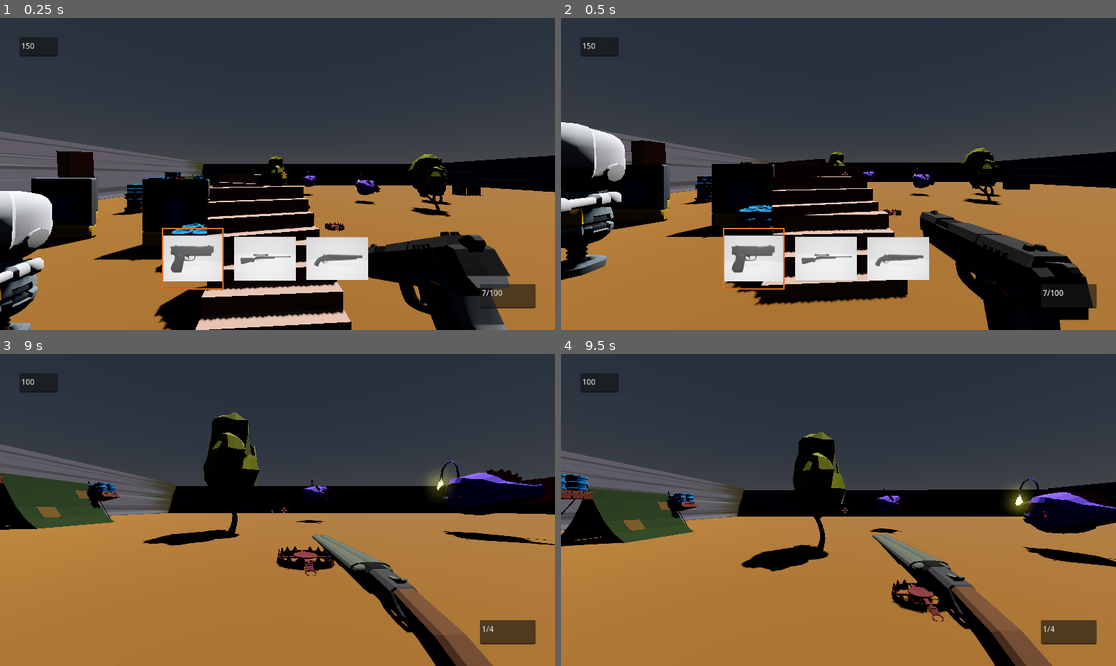
Above: before the commit, frames 1-4 (two rows, left to right).
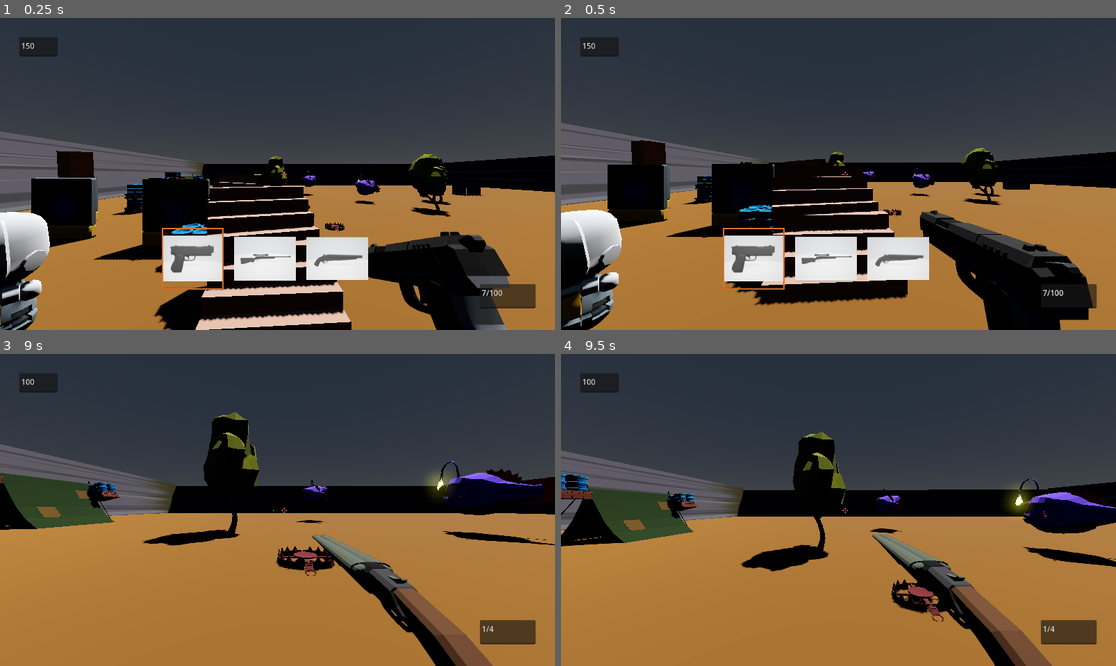
Above: after the commit, the same moments.

Repository: pixelcrust/godotfps
Game: Godot game, scene res://world.tscn
The game is run twice, just before and just after one commit, with the same random seed, the same clock (stepped at 60 frames per second) and the same inputs.
Inputs (mouse positions are in pixels of both pictures, inside the frame that each line leads up to):
- Up to frame 1 (0.25 s): no input
- Up to frame 2 (0.5 s): no input
- Up to frame 3 (9 s): move the mouse to (305, 510) at 0.52 s; hold F (Interact) 0.53-1.28 s; hold W (key_forward) 0.53-5.78 s; tap Space (key_jump) at 0.77, 1.52, 3.02, 3.77, 4.52, 6.02, 6.77, 7.52 s; move the mouse to (249, 510) at 1.27 s; tap Ctrl (key_crouch) at 1.35, 8.85 s; move the mouse to (288, 503) at 2.02 s; tap Tab (key_next_weapon) at 2.1, 5.85 s; move the mouse to (271, 516) at 2.77 s; tap Shift (key_run) at 2.85 s; move the mouse to (316, 513) at 3.52 s; click (316, 513) at 3.6 s; move the mouse to (233, 506) at 4.27 s; tap F (Interact) at 4.35 s; move the mouse to (283, 510) at 5.02 s; hold Ctrl (key_crouch) 5.03-5.78 s; move the mouse to (255, 503) at 5.77 s; hold D (key_right) 5.78-6.53 s; move the mouse to (305, 510) at 6.52 s; hold Shift (key_run) 6.53-7.28 s; hold W (key_forward) 6.53-8.78 s; move the mouse to (249, 510) at 7.27 s; click (249, 510) at 7.35 s; move the mouse to (288, 503) at 8.02 s; hold F (Interact) 8.03-8.78 s; move the mouse to (271, 516) at 8.77 s; hold A (key_left) from 8.78 s (still down)
- Up to frame 4 (9.5 s): keep holding A (key_left); tap Space (key_jump) at 9.02 s

The runs differ from the first frame. In frame 1, 3.1% of the frame differs, in the area x 0-10%, y 55-100%; in frame 2, 5.9%, in the area x 0-12%, y 33-100%; in frame 3, less than 0.1%; in frame 4, nothing differs.

Commit message:
whatever

Diff:
--- a/Scenes/enemy_dummy.tscn
+++ b/Scenes/enemy_dummy.tscn
@@ -8,13 +8,13 @@
 [ext_resource type="Script" path="res://Scripts/bodypart.gd" id="5_emdjp"]
 [ext_resource type="ArrayMesh" uid="uid://b41oturvqyo8" path="res://Models/Npc/dummy_arm_right.obj" id="6_fvfbj"]
 
+[sub_resource type="CapsuleShape3D" id="CapsuleShape3D_d0pkj"]
+radius = 0.358898
+height = 0.86842
+
 [sub_resource type="CapsuleShape3D" id="CapsuleShape3D_17am3"]
 radius = 0.445306
 height = 1.08753
-
-[sub_resource type="CapsuleShape3D" id="CapsuleShape3D_d0pkj"]
-radius = 0.358898
-height = 0.86842
 
 [sub_resource type="CapsuleShape3D" id="CapsuleShape3D_konw4"]
 height = 2.08689
@@ -30,8 +30,34 @@
 mesh = ExtResource("2_r6n3q")
 skeleton = NodePath("../..")
 
+[node name="arm" type="MeshInstance3D" parent="base/body"]
+transform = Transform3D(-4.37114e-08, 0, -1, 0, 1, 0, 1, 0, -4.37114e-08, 0.372895, 1.03686, -0.0186033)
+mesh = ExtResource("6_fvfbj")
+
+[node name="gun" type="MeshInstance3D" parent="base/body/arm"]
+transform = Transform3D(0.3, 0, 0, 0, 0.3, 0, 0, 0, 0.3, 0.679228, 0.028181, 0)
+mesh = ExtResource("5_31422")
+
+[node name="RayCast3D" type="RayCast3D" parent="base/body/arm/gun"]
+transform = Transform3D(-4.37114e-08, -1, -2.66454e-15, 1, -4.37114e-08, 0, -5.29396e-23, -2.66454e-15, 1, 0.788636, 0.544651, 0)
+
+[node name="Timer" type="Timer" parent="base/body/arm/gun"]
+autostart = true
+
+[node name="direction_helper" type="Node3D" parent="base/body"]
+transform = Transform3D(1, 0, 0, 0, 1, 0, 0, 0, 1, 0, 1.59332, 1.75008)
+
+[node name="PhysicalBone3D" type="PhysicalBone3D" parent="base/body" groups=["has_hp"]]
+collision_layer = 2
+collision_mask = 2
+script = ExtResource("5_emdjp")
+
+[node name="CollisionShape3D" type="CollisionShape3D" parent="base/body/PhysicalBone3D"]
+transform = Transform3D(1, 0, 0, 0, 1, 0, 0, 0, 1, 0, 0.751204, 0)
+shape = SubResource("CapsuleShape3D_d0pkj")
+
 [node name="head" type="MeshInstance3D" parent="base/body"]
-transform = Transform3D(1, 0, 0, 0, 0.999444, 0.0333296, 0, -0.0333296, 0.999444, 0, 1.1412, 0)
+transform = Transform3D(1, 0, 0, 0, 0.999444, 0.0333296, 0, -0.0333296, 0.999444, 0, 1.15633, 0)
 mesh = ExtResource("4_sl70n")
 
 [node name="ray_view" type="RayCast3D" parent="base/body/head"]
@@ -48,35 +74,9 @@
 transform = Transform3D(1, 0, 0, 0, 1, 0, 0, 0, 1, 0, 0.0217953, 0)
 shape = SubResource("CapsuleShape3D_17am3")
 
-[node name="arm" type="MeshInstance3D" parent="base/body"]
-transform = Transform3D(1.19249e-08, 0, -1, 0, 1, 0, 1, 0, 1.19249e-08, 0.372895, 1.03686, -0.0186033)
-mesh = ExtResource("6_fvfbj")
-
-[node name="gun" type="MeshInstance3D" parent="base/body/arm"]
-transform = Transform3D(0.3, 0, 0, 0, 0.3, 0, 0, 0, 0.3, 0.679228, 0.028181, 0)
-mesh = ExtResource("5_31422")
-
-[node name="RayCast3D" type="RayCast3D" parent="base/body/arm/gun"]
-transform = Transform3D(-4.37114e-08, -1, -2.66454e-15, 1, -4.37114e-08, 0, -5.29396e-23, -2.66454e-15, 1, 0.788636, 0.544651, 0)
-
-[node name="Timer" type="Timer" parent="base/body/arm/gun"]
-autostart = true
-
-[node name="direction_helper" type="Node3D" parent="base/body"]
-transform = Transform3D(1, 0, 0, 0, 1, 0, 0, 0, 1, 0, -0.0040338, 0.0125428)
-
-[node name="PhysicalBone3D" type="PhysicalBone3D" parent="base/body" groups=["has_hp"]]
-collision_layer = 2
-collision_mask = 2
-script = ExtResource("5_emdjp")
-
-[node name="CollisionShape3D" type="CollisionShape3D" parent="base/body/PhysicalBone3D"]
-transform = Transform3D(1, 0, 0, 0, 1, 0, 0, 0, 1, 0, 0.751204, 0)
-shape = SubResource("CapsuleShape3D_d0pkj")
-
 [node name="CollisionShape3D" type="CollisionShape3D" parent="."]
 transform = Transform3D(1, 0, 0, 0, 1, 0, 0, 0, 1, 0, 1.13833, 0)
 shape = SubResource("CapsuleShape3D_konw4")
 
+[connection signal="bodypart_hit" from="base/body/PhysicalBone3D" to="." method="_on_physical_bone_3d_bodypart_hit"]
 [connection signal="bodypart_hit" from="base/body/head/PhysicalBone3D" to="." method="_on_physical_bone_3d_bodypart_hit"]
-[connection signal="bodypart_hit" from="base/body/PhysicalBone3D" to="." method="_on_physical_bone_3d_bodypart_hit"]
--- a/Scripts/enemy_dummy.gd
+++ b/Scripts/enemy_dummy.gd
@@ -32,17 +32,24 @@
 	# Add the gravity.
 	if not is_on_floor():
 		velocity.y -= gravity * delta
+	aim(delta)
+	move_and_slide()
 
+func aim(delta):
 	var dir_to_player = rad_to_deg(body.global_position.angle_to(player.global_position))
 
 	direction_helper.look_at(player.global_transform.origin,Vector3.UP)
+	arm.look_at(player.global_transform.origin,Vector3.UP)
+
 	if(ray_view.get_collider() != player):
-		print("raycastcollider"+str(player))
+
 		#body.rotate_y(1.0*delta)
 
 		body.rotate_y(-deg_to_rad(direction_helper.rotation.y * turn_speed_horizontally*delta))
 		head.rotate_x(-deg_to_rad(direction_helper.rotation.x * turn_speed_vertically*delta))
-		arm.rotate_x(-deg_to_rad(direction_helper.rotation.x * turn_speed_vertically*delta))
+		#arm.rotate_x(-deg_to_rad(direction_helper.rotation.x * turn_speed_vertically*delta))
+	else:
+		print("raycastcollider:"+str(ray_view.get_collider())+".... player:"+str(player))
 
 func _timeout():
 	shoot()
